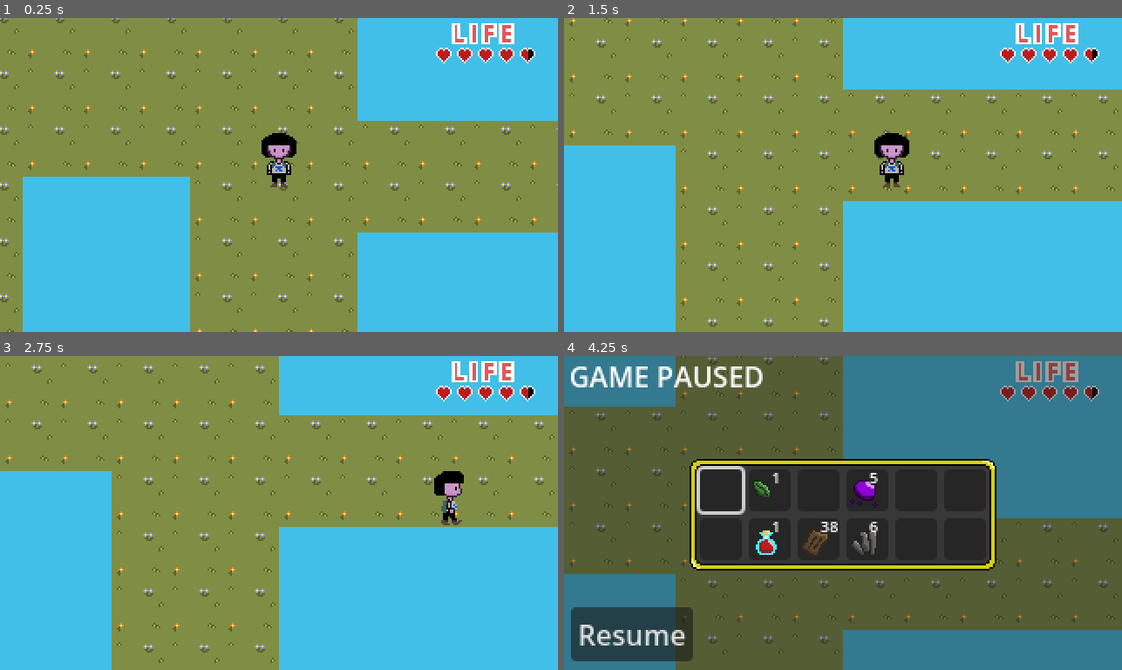
Above: before the commit, frames 1-4 (two rows, left to right).
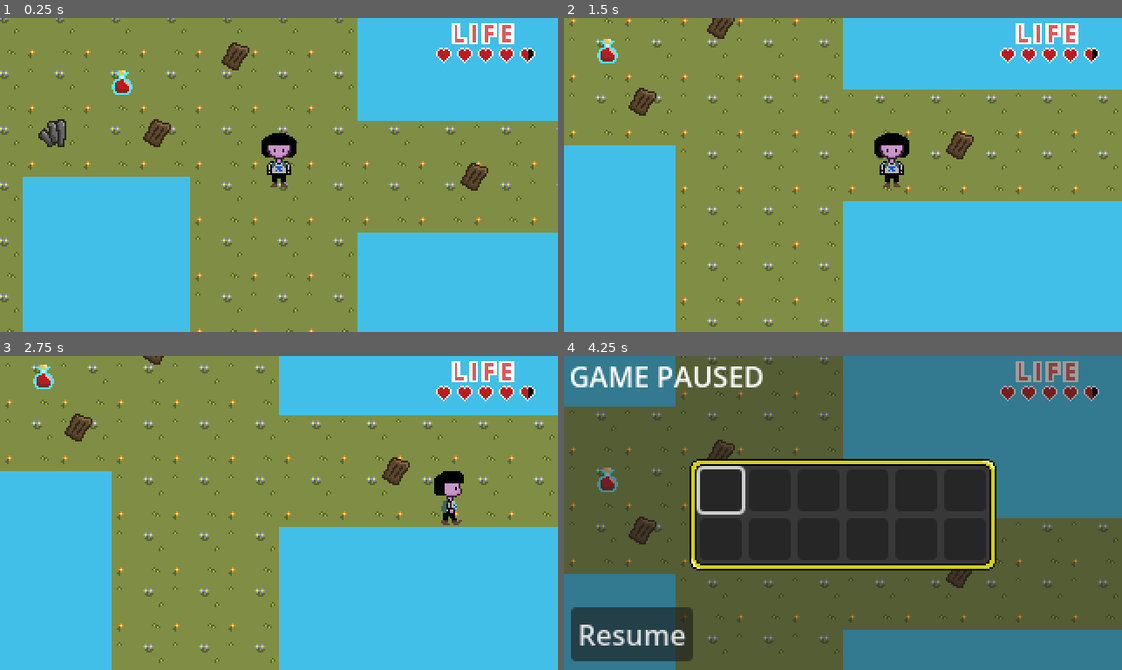
Above: after the commit, the same moments.

Repository: ViaMaqueda20/godotProj
Game: Godot game, scene res://levels/level0.tscn
Two runs of this game, one before a commit and one after it. Both use one fixed random seed, a clock stepped at 60 frames per second and the inputs below.
Inputs:
- Up to frame 1 (0.25 s): no input
- Up to frame 2 (1.5 s): tap Enter at 0.5 s; hold Right (key_right) 0.53-1.28 s; hold Down (key_down) from 1.28 s (still down)
- Up to frame 3 (2.75 s): tap Space at 2 s; release Down (key_down) at 2.03 s; hold Right (key_right) from 2.03 s (still down)
- Up to frame 4 (4.25 s): release Right (key_right) at 2.78 s; hold Up (key_up) 2.78-3.53 s; hold Left (key_left) from 3.53 s (still down); tap Escape (key_esc) at 4.15 s

The runs differ from the first frame. In frame 1, 1.4% of the frame differs, in the area x 6-88%, y 7-55%; in frame 2, 1.0%; in frame 3, 0.8%; in frame 4, 1.9%, in the area x 5-74%, y 26-74%.

Commit message:
Added item pickups

Diff:
--- a/levels/level0.tscn
+++ b/levels/level0.tscn
@@ -3,7 +3,11 @@
 [ext_resource type="Script" uid="uid://c7ky5kl087emj" path="res://scripts/level.gd" id="1_2h6oo"]
 [ext_resource type="PackedScene" uid="uid://htsu3544qqff" path="res://scenes/player_spawner.tscn" id="2_x1x1l"]
 [ext_resource type="PackedScene" uid="uid://dc6kj6noyxakd" path="res://scenes/tile_map_layer.tscn" id="4_2h6oo"]
+[ext_resource type="PackedScene" uid="uid://brtbxhvn4siis" path="res://scenes/item_pickup.tscn" id="5_4kw1h"]
 [ext_resource type="PackedScene" uid="uid://ddkypn0fx5mjg" path="res://scenes/level_transition.tscn" id="5_x1x1l"]
+[ext_resource type="Resource" uid="uid://dc0ql7f246kst" path="res://scripts/mineral.tres" id="6_3vj3r"]
+[ext_resource type="Resource" uid="uid://nrbxqfin4h1i" path="res://scripts/potion.tres" id="6_4kw1h"]
+[ext_resource type="Resource" uid="uid://cv6rnvkgf4gfd" path="res://scripts/bark.tres" id="8_p8yh6"]
 
 [node name="Level" type="Node2D" unique_id=22064218]
 y_sort_enabled = true
@@ -30,3 +34,23 @@
 
 [node name="TileMapLayer" parent="." unique_id=2141974268 instance=ExtResource("4_2h6oo")]
 tile_map_data = PackedByteArray("AAADAAAAAAAIAAIAAAADAAEAAAAIAAIAAAADAAIAAAAIAAIAAAADAAMAAAAIAAIAAAADAAQAAAAIAAIAAAADAA …(2384 unchanged characters)…
+
+[node name="ItemPickup" parent="." unique_id=66762933 instance=ExtResource("5_4kw1h")]
+position = Vector2(57, 42)
+item_data = ExtResource("6_4kw1h")
+
+[node name="ItemPickup2" parent="." unique_id=1536260447 instance=ExtResource("5_4kw1h")]
+position = Vector2(17, 71)
+item_data = ExtResource("6_3vj3r")
+
+[node name="ItemPickup3" parent="." unique_id=1888054686 instance=ExtResource("5_4kw1h")]
+position = Vector2(122, 27)
+item_data = ExtResource("8_p8yh6")
+
+[node name="ItemPickup4" parent="." unique_id=2048652691 instance=ExtResource("5_4kw1h")]
+position = Vector2(77, 71)
+item_data = ExtResource("8_p8yh6")
+
+[node name="ItemPickup5" parent="." unique_id=137758607 instance=ExtResource("5_4kw1h")]
+position = Vector2(259, 96)
+item_data = ExtResource("8_p8yh6")
--- a/levels/level1.tscn
+++ b/levels/level1.tscn
@@ -3,6 +3,8 @@
 [ext_resource type="Script" uid="uid://c7ky5kl087emj" path="res://scripts/level.gd" id="1_g2h75"]
 [ext_resource type="PackedScene" uid="uid://dc6kj6noyxakd" path="res://scenes/tile_map_layer.tscn" id="2_m7ahb"]
 [ext_resource type="PackedScene" uid="uid://ddkypn0fx5mjg" path="res://scenes/level_transition.tscn" id="3_dwgg1"]
+[ext_resource type="PackedScene" uid="uid://brtbxhvn4siis" path="res://scenes/item_pickup.tscn" id="4_61w3m"]
+[ext_resource type="Resource" uid="uid://cttx1km1x5bx" path="res://scripts/slime.tres" id="5_pdpul"]
 
 [node name="Level1" type="Node2D" unique_id=1458817928]
 script = ExtResource("1_g2h75")
@@ -24,3 +26,7 @@
 target_transition = "LevelTransition2"
 side = 0
 size = 2
+
+[node name="ItemPickup" parent="." unique_id=66762933 instance=ExtResource("4_61w3m")]
+position = Vector2(273, 217)
+item_data = ExtResource("5_pdpul")
--- /dev/null
+++ b/scenes/item_pickup.gd
@@ -0,0 +1,62 @@
+@tool
+class_name ItemPickup extends CharacterBody2D
+
+
+@export var item_data : ItemData : set = _set_item_data
+@export var pickable : bool = true
+@export_range(0,2) var pick_delay : float = 0.6
+
+@export_category("Drop Physics")
+@export var deceleration : float = 6.0
+@export_range(0,90) var velocity_gamma : float = 80
+@export var min_drop_speed : float = 1.0
+@export var max_drop_speed : float = 1.5
+
+
+@onready var sprite: Sprite2D = $Sprite2D
+@onready var area: Area2D = $Area2D
+@onready var animation_player: AnimationPlayer = $AnimationPlayer
+
+
+func _ready() -> void:
+	_update_texture()
+	if Engine.is_editor_hint():
+		return
+	area.body_entered.connect(_body_entered)
+	area.monitoring = false
+	await get_tree().create_timer(pick_delay).timeout
+	area.monitoring = true
+
+
+func _physics_process(delta: float) -> void:
+	var collision_info = move_and_collide(velocity * delta)
+	if collision_info:
+		velocity = velocity.bounce(collision_info.get_normal())
+	velocity -= velocity * delta * deceleration
+
+
+func set_drop_velocity(source_velocity : Vector2) -> void:
+	velocity = source_velocity.rotated(randf_range(deg_to_rad(-velocity_gamma),\
+	deg_to_rad(velocity_gamma)))* randf_range(min_drop_speed,max_drop_speed)
+
+
+func _body_entered(_body : Node2D) -> void:
+	if _body is Player:
+		if item_data and pickable:
+			if PlayerManager.PLAYER_INVENTORY_DATA.add_item(item_data):
+				pick_up_item()
+
+
+func pick_up_item() -> void:
+	area.body_entered.disconnect(_body_entered)
+	queue_free()
+
+
+func _set_item_data(value : ItemData) -> void:
+	item_data = value
+	_update_texture()
+
+
+func _update_texture() -> void:
+	if item_data and sprite:
+		sprite.texture = item_data.texture
--- /dev/null
+++ b/scenes/item_pickup.tscn
@@ -0,0 +1,33 @@
+[gd_scene format=3 uid="uid://brtbxhvn4siis"]
+
+[ext_resource type="Script" uid="uid://bdodveftfv6sv" path="res://scenes/item_pickup.gd" id="1_yiukj"]
+[ext_resource type="Texture2D" uid="uid://di582hekpjtca" path="res://assets/items.png" id="2_72sof"]
+
+[sub_resource type="CircleShape2D" id="CircleShape2D_0c2ut"]
+
+[sub_resource type="AtlasTexture" id="AtlasTexture_q1vxx"]
+atlas = ExtResource("2_72sof")
+region = Rect2(0, 0, 16, 16)
+
+[sub_resource type="CircleShape2D" id="CircleShape2D_3r6c7"]
+
+[node name="ItemPickup" type="CharacterBody2D" unique_id=66762933]
+z_index = -1
+collision_layer = 0
+collision_mask = 384
+motion_mode = 1
+script = ExtResource("1_yiukj")
+
+[node name="CollisionShape2D" type="CollisionShape2D" parent="." unique_id=457853541]
+shape = SubResource("CircleShape2D_0c2ut")
+
+[node name="Sprite2D" type="Sprite2D" parent="." unique_id=366199840]
+texture = SubResource("AtlasTexture_q1vxx")
+
+[node name="Area2D" type="Area2D" parent="." unique_id=1496480268]
+collision_layer = 0
+
+[node name="CollisionShape2D" type="CollisionShape2D" parent="Area2D" unique_id=2095687041]
+shape = SubResource("CircleShape2D_3r6c7")
+
+[node name="AnimationPlayer" type="AnimationPlayer" parent="." unique_id=48593236]
--- a/scenes/pause_menu.tscn
+++ b/scenes/pause_menu.tscn
@@ -3,13 +3,7 @@
 [ext_resource type="Script" uid="uid://byk641trpbdl0" path="res://scenes/pause_menu.gd" id="1_n87rw"]
 [ext_resource type="Script" uid="uid://uuqhpf44odvs" path="res://scenes/inventory_ui.gd" id="2_kukqi"]
 [ext_resource type="Texture2D" uid="uid://bwie4wbsew1yg" path="res://assets/item_container.png" id="3_5d2l8"]
-[ext_resource type="Script" uid="uid://b8y8nijyvfm0h" path="res://scripts/inventory_data.gd" id="4_7l7mv"]
-[ext_resource type="Script" uid="uid://dsk4dpo1jd77l" path="res://scripts/slot_data.gd" id="5_v4r4p"]
-[ext_resource type="Resource" uid="uid://gqlhf6mmuypj" path="res://scripts/leaf.tres" id="6_71k7c"]
-[ext_resource type="Resource" uid="uid://cttx1km1x5bx" path="res://scripts/slime.tres" id="6_v4r4p"]
-[ext_resource type="Resource" uid="uid://nrbxqfin4h1i" path="res://scripts/potion.tres" id="8_cmnsq"]
-[ext_resource type="Resource" uid="uid://cv6rnvkgf4gfd" path="res://scripts/bark.tres" id="9_ofnjo"]
-[ext_resource type="Resource" uid="uid://dc0ql7f246kst" path="res://scripts/mineral.tres" id="10_1rgno"]
+[ext_resource type="Resource" uid="uid://dplqy67fg7n3q" path="res://scripts/inventory_data.tres" id="4_5d2l8"]
 
 [sub_resource type="StyleBoxTexture" id="StyleBoxTexture_0c2ut"]
 content_margin_left = 6.0
@@ -21,39 +15,6 @@
 texture_margin_top = 10.0
 texture_margin_right = 10.0
 texture_margin_bottom = 10.0
-
-[sub_resource type="Resource" id="Resource_x12pp"]
-script = ExtResource("5_v4r4p")
-item_data = ExtResource("6_71k7c")
-metadata/_custom_type_script = "uid://dsk4dpo1jd77l"
-
-[sub_resource type="Resource" id="Resource_7l7mv"]
-script = ExtResource("5_v4r4p")
-item_data = ExtResource("6_v4r4p")
-quantity = 5
-metadata/_custom_type_script = "uid://dsk4dpo1jd77l"
-
-[sub_resource type="Resource" id="Resource_gd8qq"]
-script = ExtResource("5_v4r4p")
-item_data = ExtResource("8_cmnsq")
-metadata/_custom_type_script = "uid://dsk4dpo1jd77l"
-
-[sub_resource type="Resource" id="Resource_tgv27"]
-script = ExtResource("5_v4r4p")
-item_data = ExtResource("9_ofnjo")
-quantity = 38
-metadata/_custom_type_script = "uid://dsk4dpo1jd77l"
-
-[sub_resource type="Resource" id="Resource_16es3"]
-script = ExtResource("5_v4r4p")
-item_data = ExtResource("10_1rgno")
-quantity = 6
-metadata/_custom_type_script = "uid://dsk4dpo1jd77l"
-
-[sub_resource type="Resource" id="Resource_fddbe"]
-script = ExtResource("4_7l7mv")
-slots = Array[ExtResource("5_v4r4p")]([null, SubResource("Resource_x12pp"), null, SubResource("Resource_7l7mv"), null, null, null, SubResource("Resource_gd8qq"), SubResource("Resource_tgv27"), SubResource("Resource_16es3"), null, null])
-metadata/_custom_type_script = "uid://b8y8nijyvfm0h"
 
 [node name="PauseMenu" type="CanvasLayer" unique_id=1521935836]
 process_mode = 3
@@ -117,4 +78,4 @@
 size_flags_vertical = 0
 columns = 6
 script = ExtResource("2_kukqi")
-inventory_data = SubResource("Resource_fddbe")
+inventory_data = ExtResource("4_5d2l8")
--- a/scripts/global_player_manager.gd
+++ b/scripts/global_player_manager.gd
@@ -11,7 +11,7 @@
 
 ## Preloaded player scene for instantiation
 const PLAYER = preload("res://scenes/player.tscn")
-
+const PLAYER_INVENTORY_DATA : InventoryData = preload("res://scripts/inventory_data.tres")
 
 ## Reference to the current player instance
 var player : Player
Not shown, added: scenes/item_pickup.gd.uid
Not shown, changed: builds/web/index.html
Not shown, changed: builds/web/index.pck
